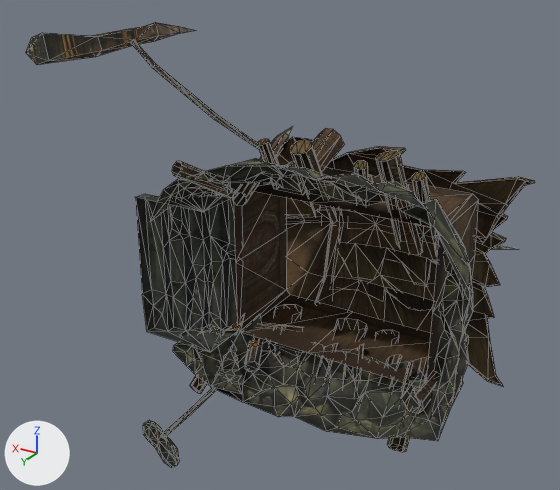
Two versions of the OBJ model sceneobjs/yatelandisi_fuben_223/yatelandisi_fuben_223_yinzhang_01.obj, one commit apart.
Before and after are seen from a 50 mm camera at (-246.0, 496.0, 296.0) aimed at (118.0, -111.0, -8.0). The axes (+X, +Y, +Z) are drawn at lower left. The lights are the same throughout. Mesh edges are drawn as thin lines. Where no turn or scale is listed for an object, it has been applied to the vertices. Vertices at the same position are counted once.

In view in the first picture: 'yatelandisi_fuben_223_yinzhang_01'.
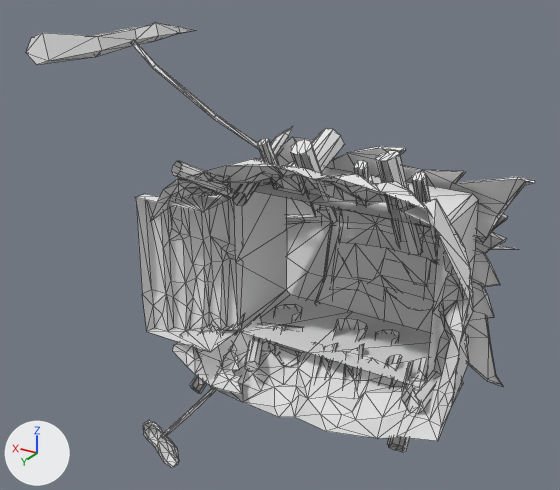
Boxes [x1, y1, x2, y2] around the edits, measured in the pictures (560 x 490 px):
```json
{"part": 1, "of": "me_yatelandisi_fuben_223_yinzhang_01", "change": "recoloured", "before": [26, 22, 516, 467], "after": [26, 22, 516, 467]}
{"part": 2, "of": "me_yatelandisi_fuben_223_yinzhang_01", "change": "recoloured", "before": [131, 40, 535, 452], "after": [131, 40, 535, 452]}
```

The change, as JSON lines over the scene's bpy script:
```json
{"op": "add", "block": "mat_material_2_1", "code": ["mat_material_2_1 = principled_material('material_2')", "mat_material_2_1.base_color = (0.8, 0.8, 0.8)  # white #e7e7e7", "mat_material_2_1.roughness = 1.0"]}
{"op": "add", "block": "mat_material_1_1", "code": ["mat_material_1_1 = principled_material('material_1')", "mat_material_1_1.base_color = (0.8, 0.8, 0.8)  # white #e7e7e7", "mat_material_1_1.roughness = 1.0"]}
{"block": "me_yatelandisi_fuben_223_yinzhang_01", "where": "me_yatelandisi_fuben_223_yinzhang_01.from_pydata(...)  # 1256 vertices, 1799 faces; spans x -115.0..315.0, y -254.0..17.0, z -227.0..198.0"}
{"block": "me_yatelandisi_fuben_223_yinzhang_01", "where": "# used by ob_yatelandisi_fuben_223_yinzhang_01; location = (0.0, 0.0, 0.0)"}
{"block": "me_yatelandisi_fuben_223_yinzhang_01", "change": "me_yatelandisi_fuben_223_yinzhang_01 part 1: all 933 faces that had it switch from mat_material_2 (picture img_yatelandisi_fuben_223_yinzhang_02_png) to mat_material_2_1 (white #e7e7e7)"}
{"block": "me_yatelandisi_fuben_223_yinzhang_01", "change": "me_yatelandisi_fuben_223_yinzhang_01 part 2: all 866 faces that had it switch from mat_material_1 (picture img_yatelandisi_fuben_223_yinzhang_01_png) to mat_material_1_1 (white #e7e7e7)"}
```
